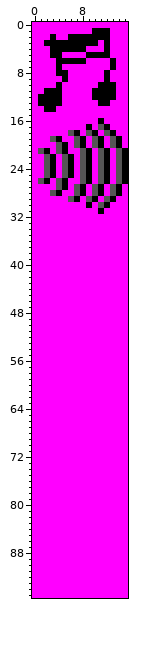
Sprite sheet: graphics/battle_anims/sprites/music_notes.png. Above, as it was before the edit.
The file is 16x96 pixels.
Now the later version:
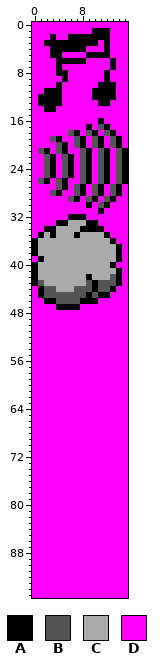
Palette (. is transparent): A #000000  B #555555  C #aaaaaa  D #ff00ff
Author's note on the commit: POISON GAS animation replaced.
Change:
y 32: x 6..8 DDD -> AAA
y 33: x 4..10 DDDDDDD -> AACCCAA
y 34: x 2..11 DDDDDDDDDD -> AACCCCAAAA
y 35: x 1..12 DDDDDDDDDDDD -> ACACCCACCCCA
y 36: x 0..13 DDDDDDDDDDDDDD -> ACCCCCCCCCCCCA
y 37..38: x 0..14 DDDDDDDDDDDDDDD -> ACCCCCCCCCCCCCA
y 39: x 1..14 DDDDDDDDDDDDDD -> ACCCCCCCCCCCCA
y 40: x 0..13 DDDDDDDDDDDDDD -> ACCCCCCCCCCCCA
y 41: x 0..14 DDDDDDDDDDDDDDD -> ACCCCCCCCCCCCCA
y 42: x 0..14 DDDDDDDDDDDDDDD -> ACCCCCCCCACCCBA
y 43: x 0..14 DDDDDDDDDDDDDDD -> ABCCCCCCCBABBBA
y 44: x 1..13 DDDDDDDDDDDDD -> ABBCCCBBBABBA
y 45: x 1..12 DDDDDDDDDDDD -> ABBBBBBBABAA
y 46: x 2..10 DDDDDDDDD -> AABBBBAAA
y 47: x 4..7 DDDD -> AAAA
